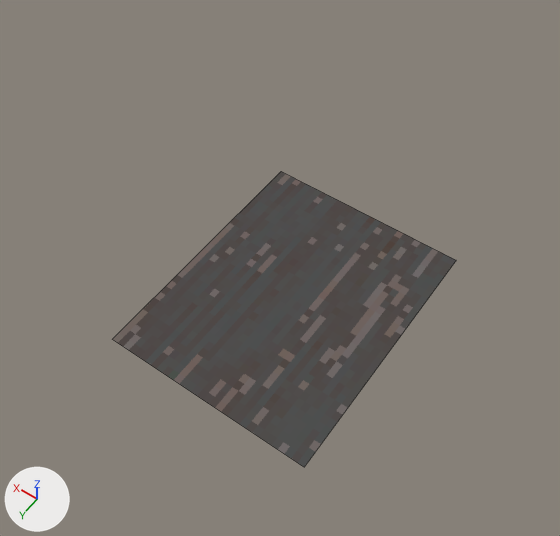
An edit to the Blender file Duo Mage Prototype/Assets/Objects/Materials/house_split_Face_Door_Base.blend, drawn before and after from the same camera.
Camera for both pictures: a camera (50 mm lens) standing at (-4.91, 6.12, 11.51) and looking at (-0.35, -0.26, 1.48). The lights are fixed; the arrows at lower left show +X, +Y and +Z. Mesh edges are drawn as thin lines.

Names of what the first picture shows: 'Floor'.
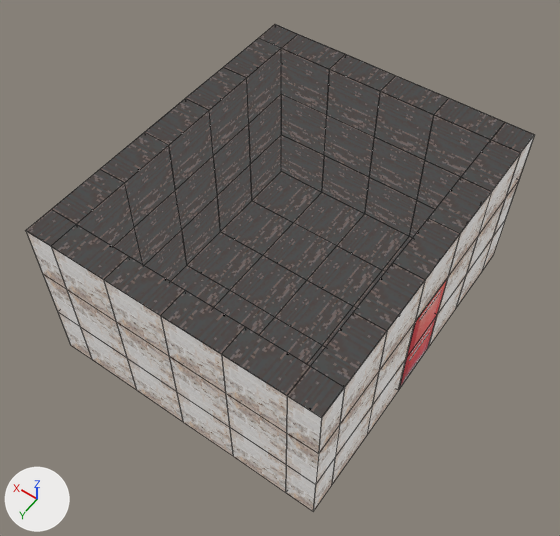
Diff of the bpy script that builds the scene:
```diff
--- a/Duo Mage Prototype/Assets/Objects/Materials/house_split_Face_Door_Base.blend.py
+++ b/Duo Mage Prototype/Assets/Objects/Materials/house_split_Face_Door_Base.blend.py
@@ me_cube_003 @@
 # used by ob_floor; location = (-0.34, -0.12, -0.28)
-me_cube_003.from_pydata(...)  # 8 vertices, 2 faces; spans x -2.0..2.0, y -3.0..2.0, z 0.5
+me_cube_003.from_pydata(...)  # 110 vertices, 40 faces; spans x -2.0..2.0, y -3.0..2.0, z 0.5
+# me_cube_003 part 1
+# 2 faces are deleted
+# 40 vertices are added at x -2.0..2.0, y -3.0..2.0, z 0.5
+# 6 new vertices lie (-1.0, 0.0, 0.0) away from vertices in x 2.0, y -3.0..2.0, z 0.5
+# 6 new vertices lie (0.0, 1.0, 0.0) away from vertices in x -2.0..2.0, y -3.0, z 0.5
+# 8 new vertices lie (1.0, 0.0, 0.0) away from vertices in x -2.0, y -3.0..2.0, z 0.5
+# 5 new vertices lie (0.0, 1.0, 0.0) away from vertices in x -2.0..2.0, y -2.0, z 0.5
+# 5 new vertices lie (0.0, -1.0, 0.0) away from vertices in x -2.0..2.0, y 1.0, z 0.5
+# 32 new vertices lie (1.0, 0.0, 0.0) away from vertices in x -2.0..1.0, y -3.0..2.0, z 0.5
+# 40 new faces join them
 me_cube_003.materials.append(mat_project_duo_mage_tiles)
@@ ob_base @@
 ob_base.location = (-0.34, -0.12, -0.28)
-ob_base.hide_set(True)
@@ ob_face @@
 ob_face.location = (-0.34, -0.12, -0.28)
-ob_face.hide_set(True)
@@ ob_door @@
 ob_door.location = (-0.34, -0.12, -0.28)
-ob_door.hide_set(True)
```

Location of each change, [x1, y1, x2, y2] in pixels of the pictures (560 x 536 px):
'Base', shown
    after: [26, 24, 505, 493]
'Floor', reshaped
    before: [112, 171, 456, 467]
    after: [170, 171, 412, 366]
'Face', shown
    after: [286, 122, 534, 511]
'Door', shown
    after: [399, 278, 448, 389]
